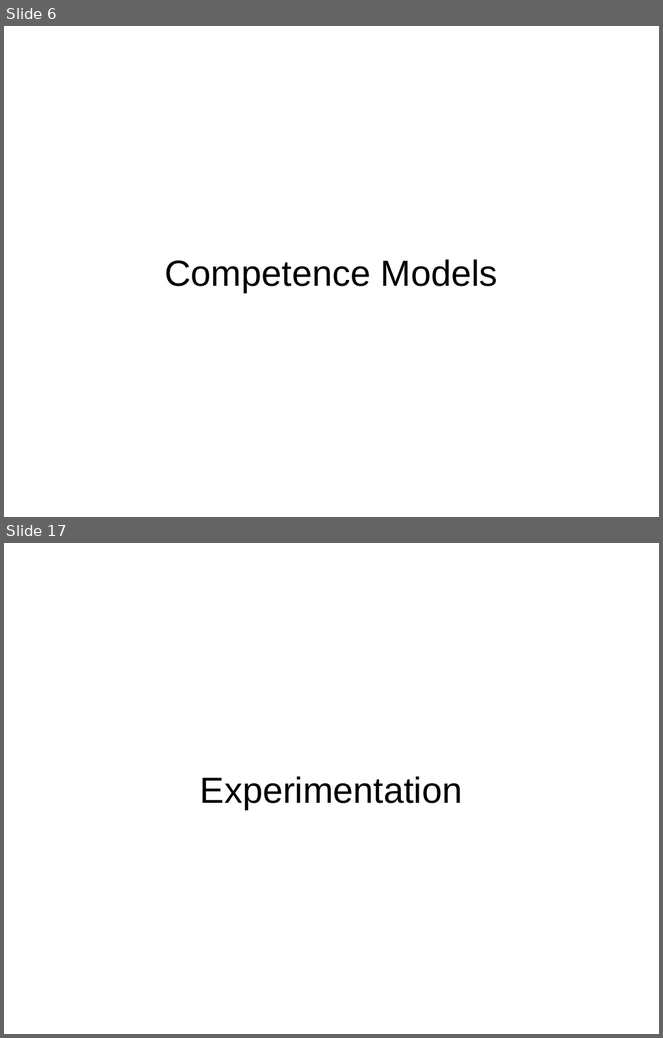
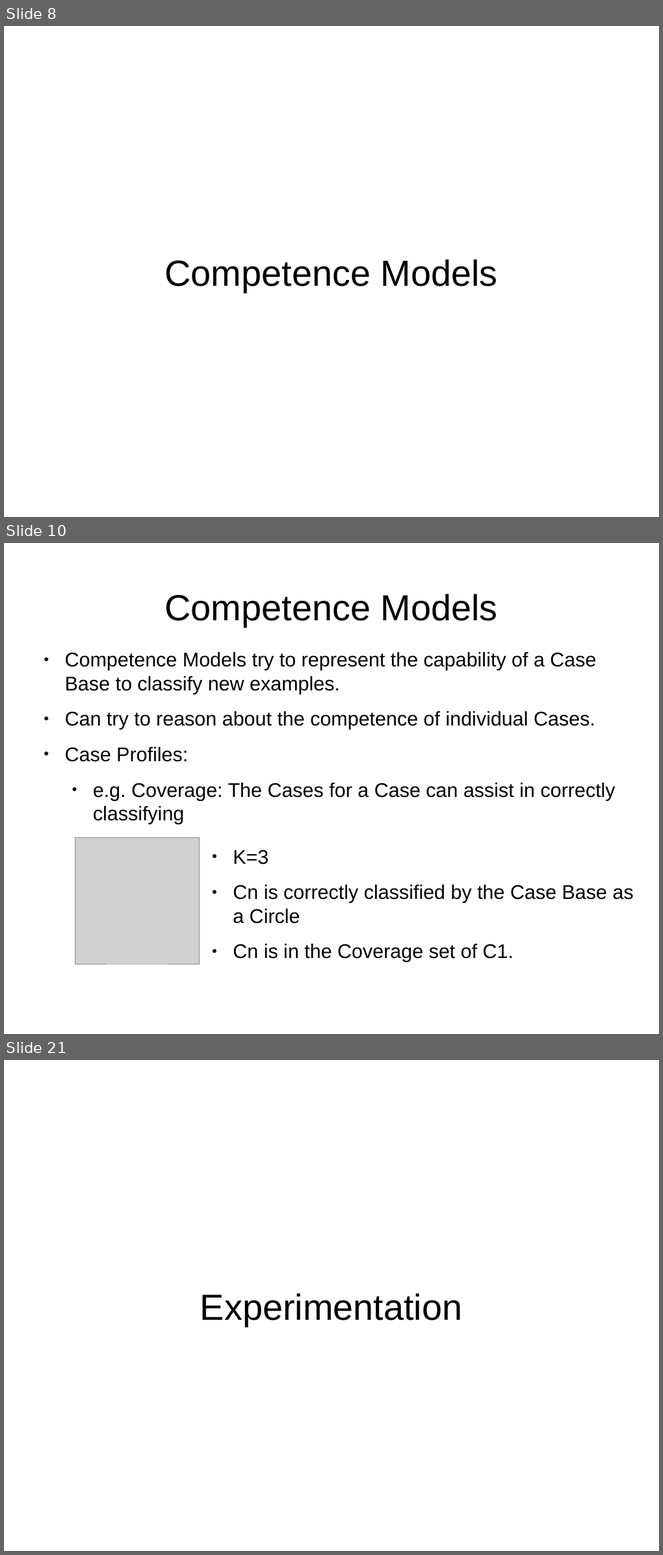
Before and after one commit to charlesmccarthyirl/FYP, a slide deck: Documentation/Demo Day/Presentation.odp. Shown one above the other, each under a label of ours: slides 6 and 17 before the commit, slides 8, 10 and 21 after it; the slides between them are not shown. The pictures are 663x1038 and 663x1555 pixels, drawn with LibreOffice and Linux fonts; fonts in the diff are those of the drawing; grey boxes stand for pictures. Boxes give left, top, right and bottom in pixels: in the first picture for what was removed or moved away, otherwise in the second. Text is boxed around its words. In the diff, an @@ line names an element or a change of style, - is before the commit and + after.

```diff
--- a/Documentation/Demo Day/Presentation.odp
+++ b/Documentation/Demo Day/Presentation.odp
@@ slide 10 added at [4, 543, 659, 1034], background #FFFFFF @@
@@ title added at [165, 594, 498, 627], 44 pt, text #000000 @@
+Competence Models
@@ text added at [65, 652, 616, 824], 24 pt, text #000000 @@
+● Competence Models try to represent the capability of a Case Base to classify new examples.
+● Can try to reason about the competence of individual Cases.
+● Case Profiles:
+  ● e.g. Coverage: The Cases for a Case can assist in correctly classifying
@@ picture added at [75, 838, 199, 964] @@
@@ text added at [233, 850, 634, 962], 24 pt, text #000000 @@
+● K=3
+● Cn is correctly classified by the Case Base as a Circle
+● Cn is in the Coverage set of C1.
@@ what was slide 6 is now slide 8 @@
@@ what was slide 17 is now slide 21 @@
```
Also in this commit, not shown: 14 slides changed, 6 other slides added, 1 slide removed, 2 other files.
